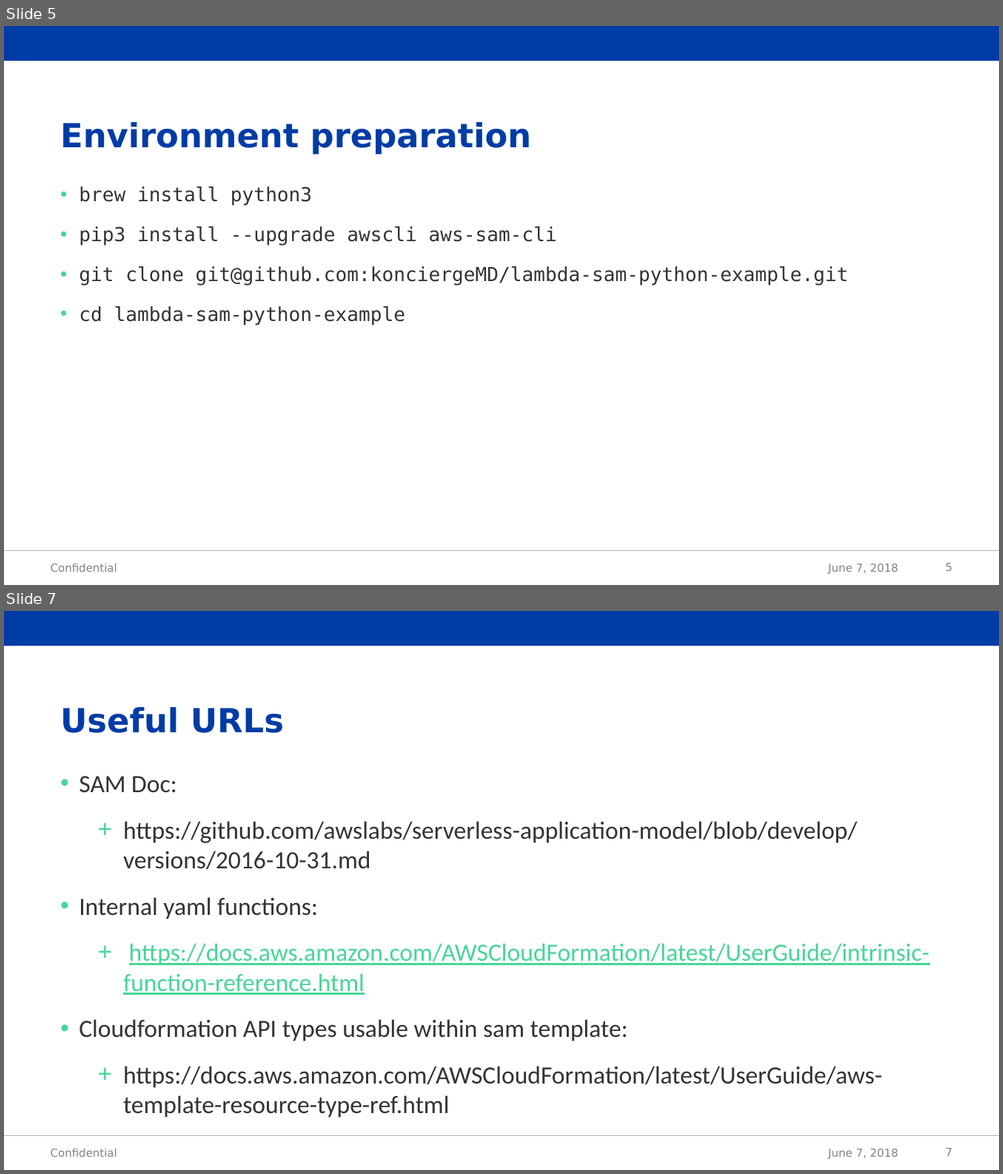
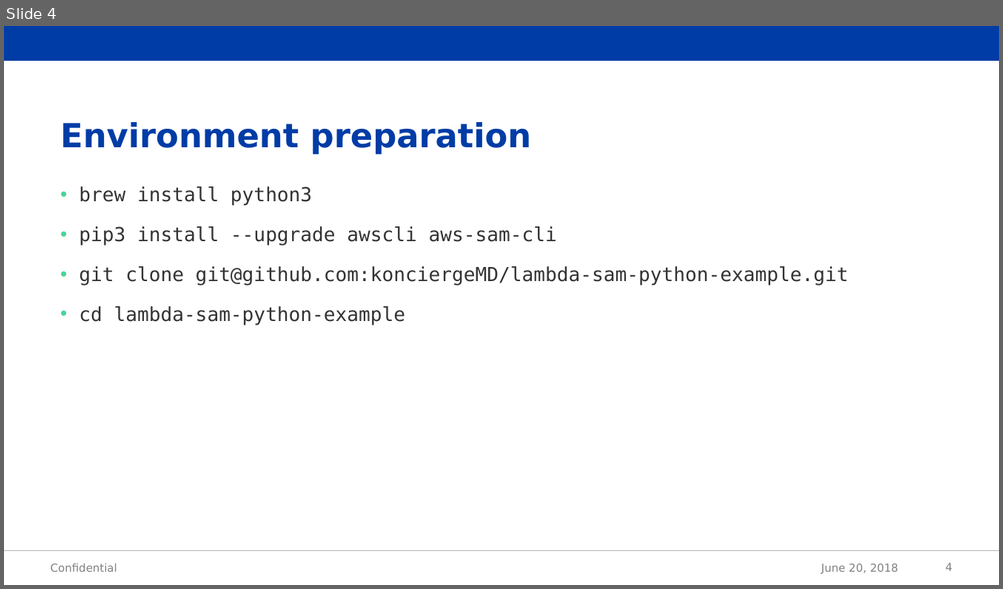
Before and after one commit to jakubzeman-acc/aws-sam-hello-world, a slide deck: demo.pptx. Shown one above the other, each under a label of ours: slides 5 and 7 before the commit, slide 4 after it; the slides between them are not shown. The pictures are 1003x1174 and 1003x589 pixels, drawn with LibreOffice and Linux fonts; fonts in the diff are those of the drawing; background and template pictures are left out. Boxes give left, top, right and bottom in pixels: in the first picture for what was removed or moved away, otherwise in the second. Text is boxed around its words. In the diff, an @@ line names an element or a change of style, - is before the commit and + after.

```diff
--- a/demo.pptx
+++ b/demo.pptx
@@ slide 7 removed at <box>4,611,999,1170</box>, background #FFFFFF; not listed: 2 template elements that a slide beside it also shows @@
@@ title removed at <box>60,707,284,733</box> @@
-Useful URLs
@@ text removed at <box>79,776,929,1118</box> @@
-• SAM Doc:
-  + https://github.com/awslabs/serverless-application-model/blob/develop/versions/2016-10-31.md
-• Internal yaml functions:
-  + https://docs.aws.amazon.com/AWSCloudFormation/latest/UserGuide/intrinsic-function-reference.html
-• Cloudformation API types usable within sam template:
-  + https://docs.aws.amazon.com/AWSCloudFormation/latest/UserGuide/aws-template-resource-type-ref.html
@@ text removed at <box>51,1148,117,1157</box> @@
-Confidential
@@ text removed at <box>828,1149,898,1159</box> @@
-June 7, 2018
@@ page number removed at <box>945,1148,952,1156</box> @@
-7
@@ what was slide 5 is now slide 4 @@
@@ slide 4 changed as well @@
@@ text at <box>821,564,898,574</box>: text changed @@
-June 7, 2018
+June 20, 2018
@@ page number at <box>945,563,952,571</box>: text changed @@
-5
+4
```
Also in this commit, not shown: 4 other slides changed, 1 other slide removed, 4 other files.
